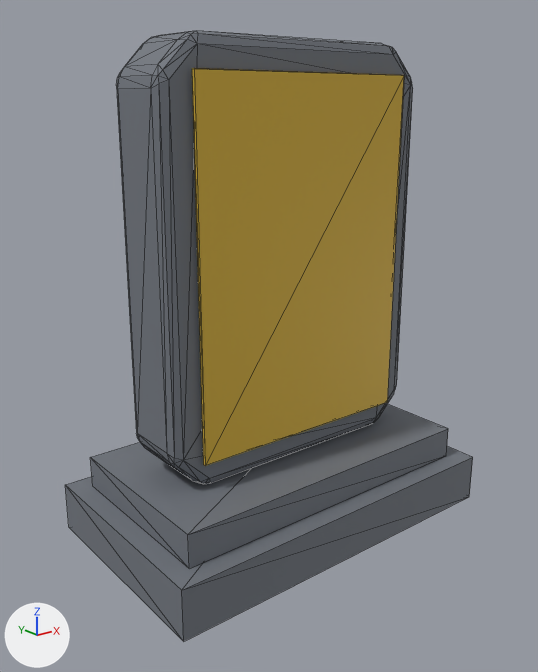
The glTF model Tombstone.glb, before and after one commit.
Both versions are drawn from a camera (50 mm lens) standing at (-1.104, -1.348, 1.029) and looking at (-0.032, -0.009, 0.493). Lighting does not change. The marker at lower left points along +X, +Y and +Z. The picture after the commit comes second. Mesh edges are drawn as thin lines. Vertices at exactly the same position are counted once.

Objects in the first picture: 'Tombstone'.
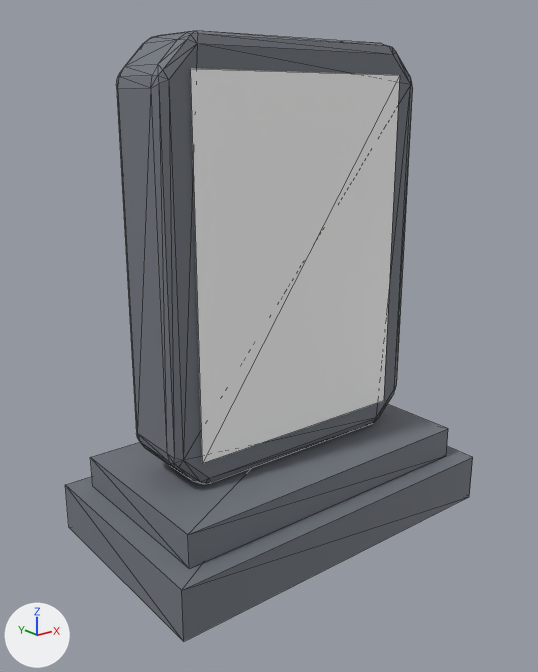
Where the change shows, as pixel boxes [x1, y1, x2, y2] in the pictures (538 x 672 px):
'Tombstone', recoloured, reshaped
    both: [65, 30, 473, 642]
part 1 of me_tombstone_mesh, rebuilt
    before: [192, 68, 404, 466]
    after: [190, 68, 400, 463]

What the commit changed:
Material 'Plaque_Mat' (mat_plaque_mat) changes colour from yellow #d4af37 to white #ffffff; in linear values from (0.658, 0.429, 0.0382) to (1.0, 1.0, 1.0).
me_tombstone_mesh is used by ob_tombstone; location (0.0, 0.0, 0.0).
me_tombstone_mesh had 136 vertices, 254 faces and spanned x -0.46..0.46, y -0.27..0.27, z 0.0..1.16.
me_tombstone_mesh now has 132 vertices, 246 faces and spans x -0.46..0.46, y -0.27..0.27, z 0.0..1.16.
me_tombstone_mesh part 1: the loose piece of 8 vertices spanning x -0.29..0.29, y -0.108..-0.1, z 0.27..1.09 is rebuilt with 4 vertices and now spans x -0.29..0.29, y -0.095, z 0.27..1.09.
